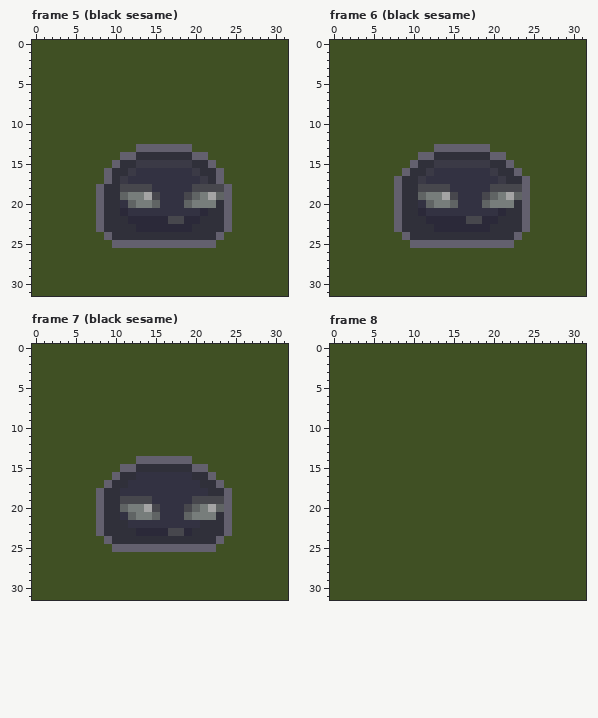
One commit to this pixel-art file: Assets/Art/NPCs/bitter slimes.aseprite. The picture above is the old version.
32x32 pixels, 10 frames. Colours within 5 levels of each other are drawn and written as one. Shown: frame 5 (black sesame), frame 6 (black sesame), frame 7 (black sesame), frame 8. The commit also changed other frames, which this record leaves out.
The same view after the edit:
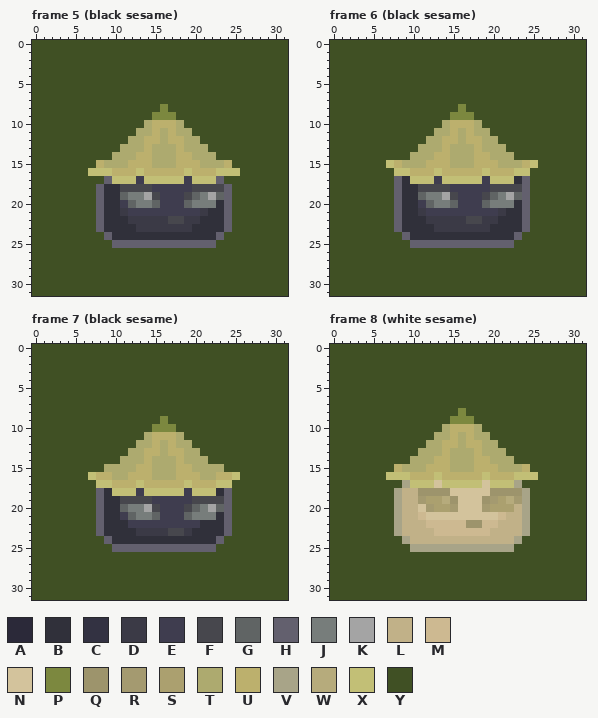
Palette (. is transparent): A #2b2939  B #30303a  C #333242  D #3b3a46  E #3f3d4f  F #47474d  G #606464  H #63606e  J #777d7b  K #a4a4a4  L #c1b188  M #cdb991  N #d3c39c  P #7c883f  Q #9d946c  R #a49a70  S #aba06f  T #adaa6f  U #bcb06d  V #a8a488  W #b6ab7c  X #c2bf76  Y #405024
From old to new:
Frame 5 (black sesame), layers "hat", "jelly":
y 8: x 16 Y -> P
y 9: x 15..17 YYY -> PPP
y 10: x 14..18 YYYYY -> TUUUT
y 11: x 13..19 YYYYYYY -> TTUTUTT
y 12: x 12..20 YYYYYYYYY -> TTUUTUUTT
y 13: x 11..21 YYHHHHHHHYY -> TTTUTTTUTTT
y 14: x 10..22 YHHBBBBBBBHHY -> TTTUUTTTUUTTT
y 15: x 8..24 YYHBBDDDDDDDBBHYY -> UTTTUUUTTTUUUTTTU
y 16: x 7..25 YYHBBDCCCCCCCDBBHYY -> XXXUUUXUUUUUXUUUXXX
y 17: x 10..22 BDCCCCCCCCCDB -> XXXEXXXXXEXXX
y 18: x 15..19 CCCCC -> EEEEE
y 19: x 16..18 CCC -> EEE
y 20: x 11 C -> E; x 16..18 CCC -> EEE
y 21: x 11..21 ACCCCCCCCCA -> DEEEEEEEEED
y 22: x 12..16 AAAAA -> DDDDD; x 19..20 AA -> DD
y 23: x 13..19 AAAAAAA -> DDDDDDD
Frame 6 (black sesame), layers "hat", "jelly":
y 8: x 16 Y -> P
y 9: x 15..17 YYY -> PPP
y 10: x 14..18 YYYYY -> TUUUT
y 11: x 13..19 YYYYYYY -> TTUTUTT
y 12: x 12..20 YYYYYYYYY -> TTUUTUUTT
y 13: x 11..21 YYHHHHHHHYY -> TTTUTTTUTTT
y 14: x 10..22 YHHBBBBBBBHHY -> TTTUUTTTUUTTT
y 15: x 7..25 YYYHBBDDDDDDDBBHYYY -> XUTTTUUUTTTUUUTTTUX
y 16: x 8..24 YHBBDCCCCCCCDBBHY -> XXUUUXUUUUUXUUUXX
y 17: x 10..22 BDCCCCCCCCCDB -> XXXEXXXXXEXXX
y 18: x 15..19 CCCCC -> EEEEE
y 19: x 16..18 CCC -> EEE
y 20: x 11 C -> E; x 16..18 CCC -> EEE
y 21: x 11..21 ACCCCCCCCCA -> DEEEEEEEEED
y 22: x 12..16 AAAAA -> DDDDD; x 19..20 AA -> DD
y 23: x 13..19 AAAAAAA -> DDDDDDD
Frame 7 (black sesame), layers "hat", "jelly":
y 9: x 16 Y -> P
y 10: x 15..17 YYY -> PPP
y 11: x 14..18 YYYYY -> TUUUT
y 12: x 13..19 YYYYYYY -> TTUTUTT
y 13: x 12..20 YYYYYYYYY -> TTUUTUUTT
y 14: x 11..21 YYHHHHHHHYY -> TTTUTTTUTTT
y 15: x 9..23 YYHHBBBBBBBHHYY -> TTTTUUTTTUUTTTT
y 16: x 7..25 YYYHBBCCCCCCCBBHYYY -> XUUTTUUUTTTUUUTTUUX
y 17: x 8..24 YHBBCCCCCCCCCBBHY -> XXUUUXUUUUUXUUUXX
y 18: x 10..22 BCCCCCCCCCCCB -> XXXEXXXXXEXXX
y 19: x 15..19 CCCCC -> EEEEE
y 20: x 16..18 CCC -> EEE
y 21: x 11 C -> E; x 16..18 CCC -> EEE
y 22: x 12..20 CCCCCCCCC -> EEEEEEEEE
y 23: x 13..16 AAAA -> DDDD; x 19 A -> D
Frame 8 (white sesame), layers "hat", "face & outline", "jelly":
y 8: x 16 Y -> P
y 9: x 15..17 YYY -> PPP
y 10: x 14..18 YYYYY -> TUUUT
y 11: x 13..19 YYYYYYY -> TTUTUTT
y 12: x 12..20 YYYYYYYYY -> TTUUTUUTT
y 13: x 11..21 YYYYYYYYYYY -> TTTUTTTUTTT
y 14: x 10..22 YYYYYYYYYYYYY -> TTTUUTTTUUTTT
y 15: x 8..24 YYYYYYYYYYYYYYYYY -> UTTTUUUTTTUUUTTTU
y 16: x 7..25 YYYYYYYYYYYYYYYYYYY -> XXXUUUXUUUUUXUUUXXX
y 17: x 9..23 YYYYYYYYYYYYYYY -> VXXXNXXXXXNXXXV
y 18: x 8..24 YYYYYYYYYYYYYYYYY -> VLLQQQQNNNNNQQQQV
y 19: x 8..24 YYYYYYYYYYYYYYYYY -> VLLRSSWQNNNQRSWRV
y 20: x 8..24 YYYYYYYYYYYYYYYYY -> VLLNRSSRNNNRSSSLV
y 21: x 8..24 YYYYYYYYYYYYYYYYY -> VLLMNNNNNNNNNMLLV
y 22: x 8..24 YYYYYYYYYYYYYYYYY -> VLLLMMMMMQQMMLLLV
y 23: x 8..24 YYYYYYYYYYYYYYYYY -> VLLLLMMMMMMMLLLLV
y 24: x 9..23 YYYYYYYYYYYYYYY -> VLLLLLLLLLLLLLV
y 25: x 10..22 YYYYYYYYYYYYY -> VVVVVVVVVVVVV
Changed places in both pictures, as pixel boxes (x1, y1, x2, y2):
changed: (88, 104, 240, 232)
changed: (386, 104, 538, 232)
changed: (88, 416, 240, 536)
changed: (386, 408, 538, 552)
